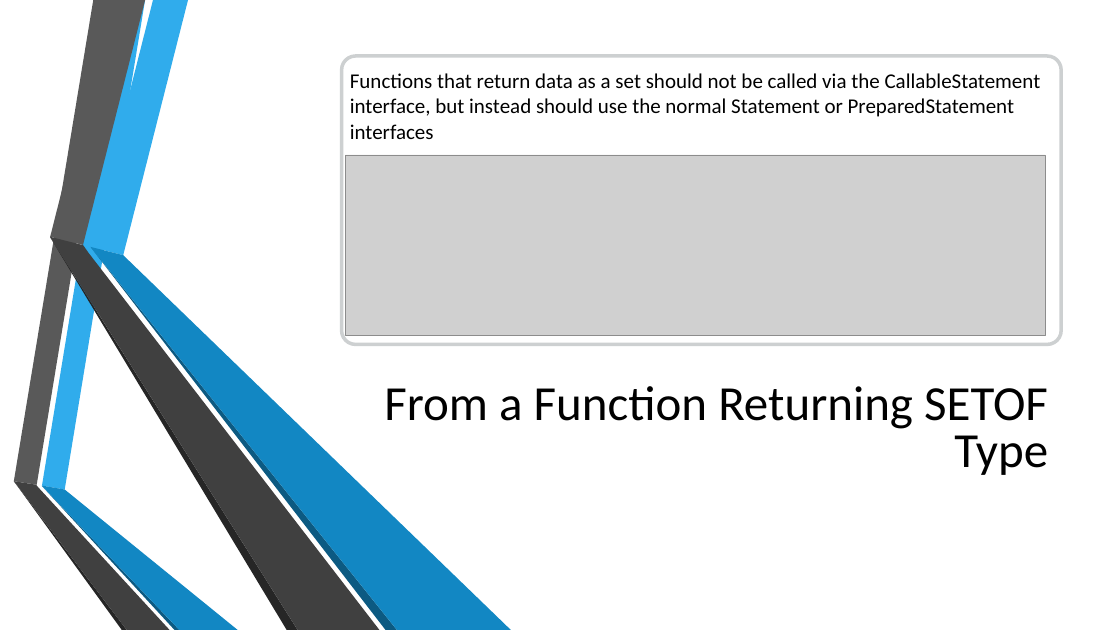
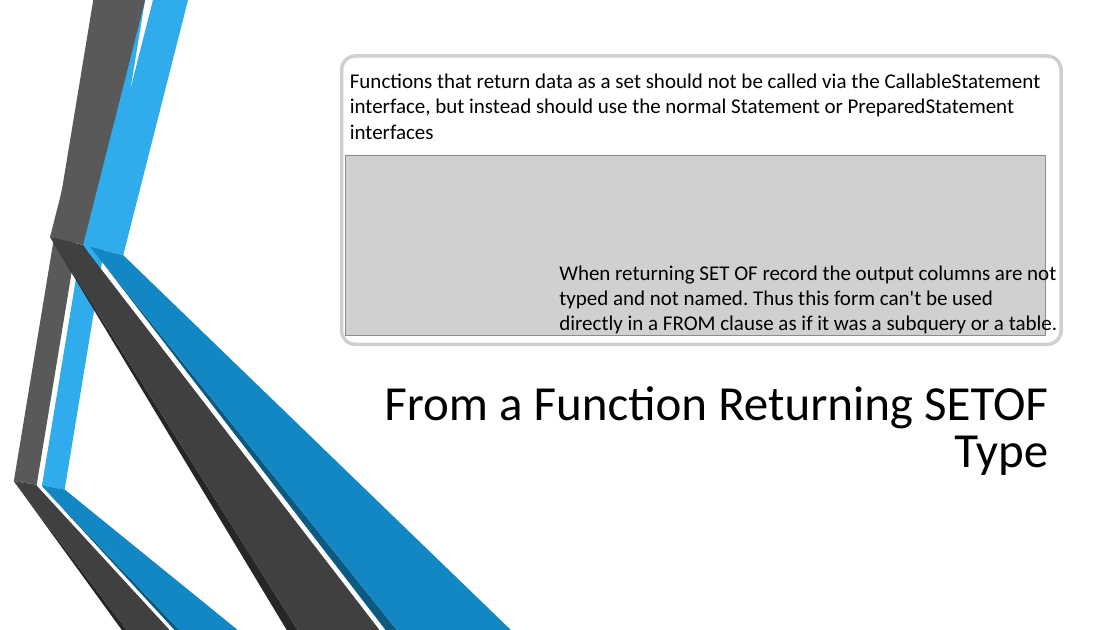
Before and after one commit to Revature1705May15Java/workspace, a slide deck: slide 7 of Liqun_Zheng_Code/week4/Functions With Callable Statement.pptx (slide 5 before the commit). Drawn at 1120x630 pixels with LibreOffice and Linux fonts; fonts in the diff are those of the drawing; grey boxes stand for pictures; background and template pictures are left out. Boxes give left, top, right and bottom in pixels: in the first picture for what was removed or moved away, otherwise in the second. Text is boxed around its words. In the diff, an @@ line names an element or a change of style, - is before the commit and + after.

```diff
--- a/Liqun_Zheng_Code/week4/Functions With Callable Statement.pptx
+++ b/Liqun_Zheng_Code/week4/Functions With Callable Statement.pptx
@@ text added at (x1=559, y1=262, x2=1057, y2=337), 18 pt, text #000000 @@
+When returning SET OF record the output columns are not typed and not named. Thus this form can't be used directly in a FROM clause as if it was a subquery or a table.
```
Also in this commit, not shown: 2 slides added, 55 other files.
